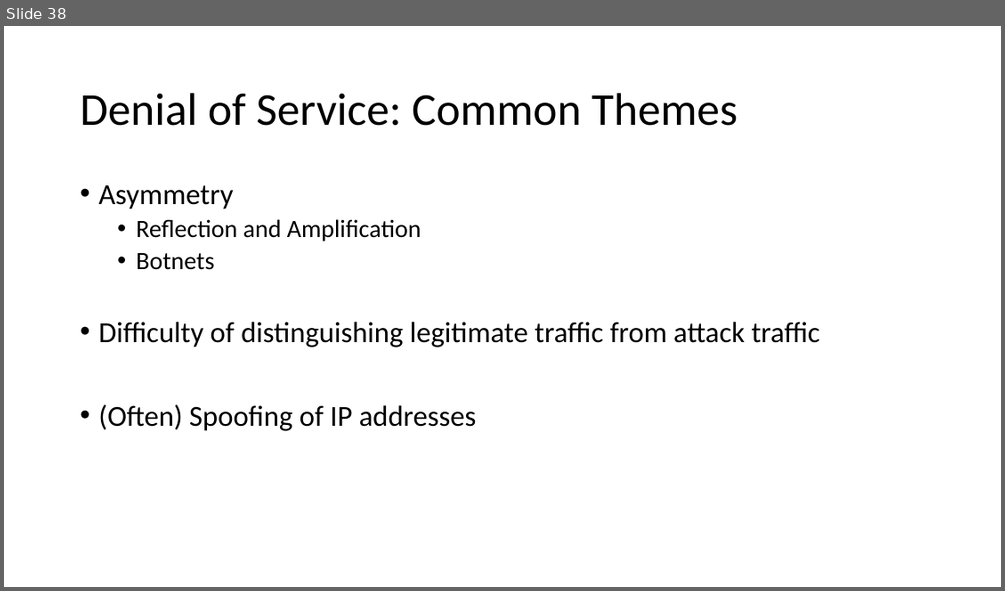
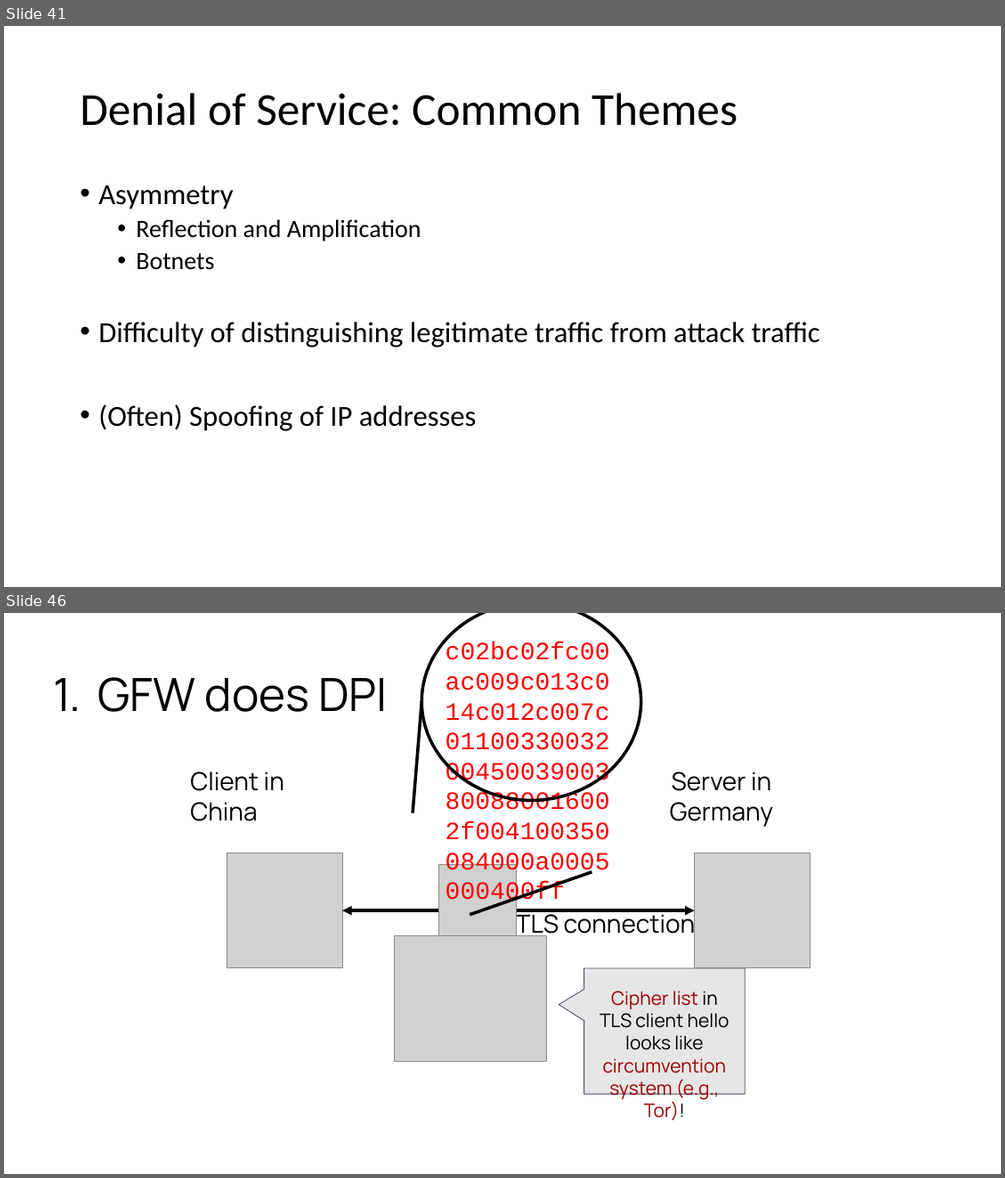
Before and after one commit to noise-lab/censorship-course, a slide deck: lectures/3-Active.pptx. Shown one above the other, each under a label of ours: slide 38 before the commit, slides 41 and 46 after it; the slides between them are not shown. The pictures are 1005x591 and 1005x1178 pixels, drawn with LibreOffice and Linux fonts; fonts in the diff are those of the drawing; grey boxes stand for pictures. Boxes give left, top, right and bottom in pixels: in the first picture for what was removed or moved away, otherwise in the second. Text is boxed around its words. In the diff, an @@ line names an element or a change of style, - is before the commit and + after.

```diff
--- a/lectures/3-Active.pptx
+++ b/lectures/3-Active.pptx
@@ slide 46 added at (4, 613, 1001, 1174), background #FFFFFF @@
@@ ellipse added at (422, 613, 641, 800), outline #000000 3 pt @@
@@ text added at (436, 625, 628, 778), 24 pt, text #FF0000 @@
+c02bc02fc00ac009c013c014c012c007c0110033003200450039003800880016002f004100350084000a0005000400ff
@@ title added at (97, 677, 388, 712), 44 pt, text #000000 @@
+1. GFW does DPI
@@ line added from (413, 812) to (422, 701), #000000 3 pt @@
@@ text added at (190, 771, 284, 821), 24 pt, text #000000 @@
+Client in China
@@ text added at (670, 771, 773, 827), 24 pt, text #000000 @@
+Server in Germany
@@ picture added at (226, 853, 342, 968) @@
@@ picture added at (439, 865, 517, 942) @@
@@ line added from (469, 915) to (591, 872), #000000 3 pt @@
@@ picture added at (695, 853, 809, 968) @@
@@ double arrow added from (343, 910) to (695, 910), #000000 3 pt @@
@@ text added at (516, 909, 696, 940), 24 pt, text #000000 @@
+TLS connection
@@ picture added at (395, 935, 546, 1061) @@
@@ rounded speech box added at (584, 968, 745, 1094), fill #E7E6E6, outline #44546A 0.75 pt @@
@@ text added at (599, 990, 729, 1120), 18 pt, text #990000 @@
+Cipher list in TLS client hello looks like circumvention system (e.g., Tor)!
@@ what was slide 38 is now slide 41 @@
```
Also in this commit, not shown: 16 slides changed, 14 other slides added, 1 slide removed, 2 other files.
